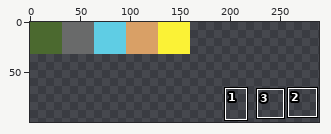
Two versions of one pixel-art file, Assets/Art/Tilemapv1.aseprite. The first picture is a wide view before the edit; the outline marks the close-up.
Close-up. First the earlier version:
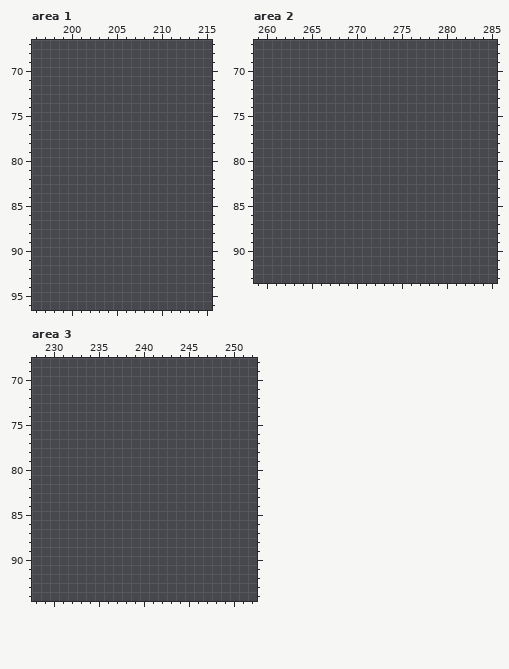
512x512 pixels, 1 frame. Colours within 5 levels of each other are drawn and written as one. Shown: area 1: x 196..215, y 67..96; area 2: x 259..285, y 67..93; area 3: x 228..252, y 68..94. The wide view leaves out empty margins. The commit also changed other parts of the picture, which this record leaves out.
After:
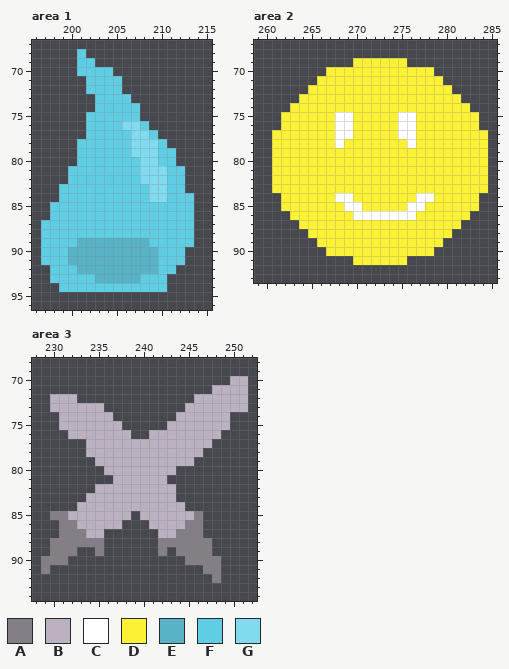
Palette (. is transparent): A #847e87  B #bbb1c1  C #ffffff  D #fbf236  E #58b3c6  F #5fcde4  G #80dbef
Edits made:
Changed rows in their new state; - is an unchanged pixel.
Area 1:
first column x 197:
68 ----F------------
69 ----FF-----------
70 ----FFFF---------
71 -----FFFF--------
72 -----FFFF--------
73 ------FFFF-------
74 ------FFFFF------
75 -----FFFFFF------
76 -----FFFFGGF-----
77 -----FFFFFGGF----
78 ----FFFFFFGGGF---
79 ----FFFFFFGGGFF--
80 ----FFFFFFFGGFF--
81 ---FFFFFFFFGGGFF-
82 ---FFFFFFFFGGGFF-
83 --FFFFFFFFFFGGFF-
84 --FFFFFFFFFFGGFFF
85 -FFFFFFFFFFFFFFFF
86 -FFFFFFFFFFFFFFFF
87 FFFFFFFFFFFFFFFFF
88 FFFFFFFFFFFFFFFFF
89 FFFFEEEEEEEEFFFFF
90 FFFEEEEEEEEEEFFF-
91 FFFEEEEEEEEEEFFF-
92 -FFFEEEEEEEEEFF--
93 -FFFFFEEEEEFFF---
94 --FFFFFFFFFFFF---
Area 2:
first column x 261:
69 ---------DDDDDD---------
70 ------DDDDDDDDDDDD------
71 -----DDDDDDDDDDDDDD-----
72 ----DDDDDDDDDDDDDDDD----
73 ---DDDDDDDDDDDDDDDDDD---
74 --DDDDDDDDDDDDDDDDDDDD--
75 -DDDDDDCCDDDDDCCDDDDDDD-
76 -DDDDDDCCDDDDDCCDDDDDDD-
77 DDDDDDDCCDDDDDCCDDDDDDDD
78 DDDDDDDCDDDDDDDCDDDDDDDD
79 DDDDDDDDDDDDDDDDDDDDDDDD
80 DDDDDDDDDDDDDDDDDDDDDDDD
81 DDDDDDDDDDDDDDDDDDDDDDDD
82 DDDDDDDDDDDDDDDDDDDDDDDD
83 DDDDDDDDDDDDDDDDDDDDDDDD
84 -DDDDDDCCDDDDDDDCCDDDDD-
85 -DDDDDDDCCDDDDDCCDDDDDD-
86 --DDDDDDDCCCCCCCDDDDDD--
87 ---DDDDDDDDDDDDDDDDDD---
88 ----DDDDDDDDDDDDDDDD----
89 -----DDDDDDDDDDDDDD-----
90 ------DDDDDDDDDDDD------
91 ---------DDDDDD---------
Area 3:
first column x 229:
70 ---------------------BB
71 -------------------BBBB
72 -BBB-------------BBBBBB
73 -BBBBBB---------BBBBBBB
74 --BBBBBB-------BBBBBB--
75 --BBBBBBB-----BBBBBBB--
76 ---BBBBBBB--BBBBBBBB---
77 -----BBBBBBBBBBBBBB----
78 -----BBBBBBBBBBBBB-----
79 ------BBBBBBBBBBB------
80 -------BBBBBBBB--------
81 --------BBBBBB---------
82 ------BBBBBBBBB--------
83 -----BBBBBBBBBB--------
84 ----BBBBBBBBBBBB-------
85 -AABBBBBBB-BBBBBBA-----
86 --AABBBBB---BBBBAA-----
87 --AAABB------BBAAA-----
88 -AAAAAA------AAAAAA----
89 -AAA--A------A-AAAA----
90 AAA-------------AAAA---
91 A-----------------AA---
92 -------------------A---
Pixel boxes of the changes (left, top, right, bottom) in both close-ups:
added: (41, 49, 194, 292)
added: (272, 58, 488, 265)
added: (41, 376, 248, 583)
